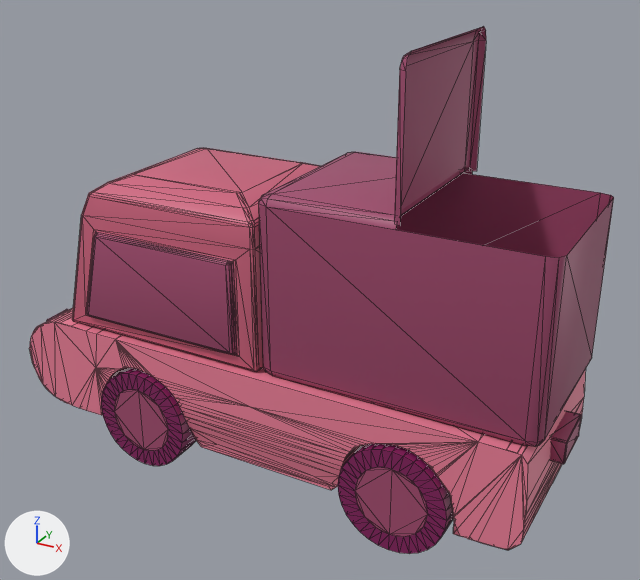
One commit to the glTF model SilnikZTGK/CookingStation/Assets/models/animacje/dostawa/dostawczak-otwarty.gltf: the scene before it, then after it.
Both versions are drawn from a 50 mm camera at (4.81, -7.9, 4.16) aimed at (0.45, 0.02, 0.2). Lighting does not change. The marker at lower left points along +X, +Y and +Z. The first picture is the older version. Mesh edges are drawn as thin lines. Where no turn or scale is listed for an object, it has been applied to the vertices.

Before the edit, the objects in view are built like this:
```python
me_circle_007 = bpy.data.meshes.new('Circle.007')
me_circle_007.from_pydata(...)  # 1380 vertices, 2690 faces; spans x -3.1..3.38, y -1.15..1.16, z -1.97..1.57
# faces by material slot: [2274, 216, 108, 66, 26]
me_circle_007.materials.append(mat_material_012)  # picture img_palette
me_circle_007.materials.append(mat_material_002)  # picture img_palette
me_circle_007.materials.append(mat_material_011)  # picture img_palette
me_circle_007.materials.append(mat_material)  # picture img_palette
me_circle_007.materials.append(mat_material_009)  # picture img_palette
me_cube_011 = bpy.data.meshes.new('Cube.011')
me_cube_011.from_pydata(...)  # 20 vertices, 26 faces; spans x -0.06..0.04, y -1.0..1.0, z 0.0..1.51
me_cube_011.materials.append(mat_material)  # picture img_palette
ob_circle_007 = bpy.data.objects.new('Circle.007', me_circle_007)
ob_circle_007.location = (0.0, 0.0, 0.0)
ob_cube_008 = bpy.data.objects.new('Cube.008', me_cube_011)
ob_cube_008.location = (1.78, 0.0, 1.51)
```
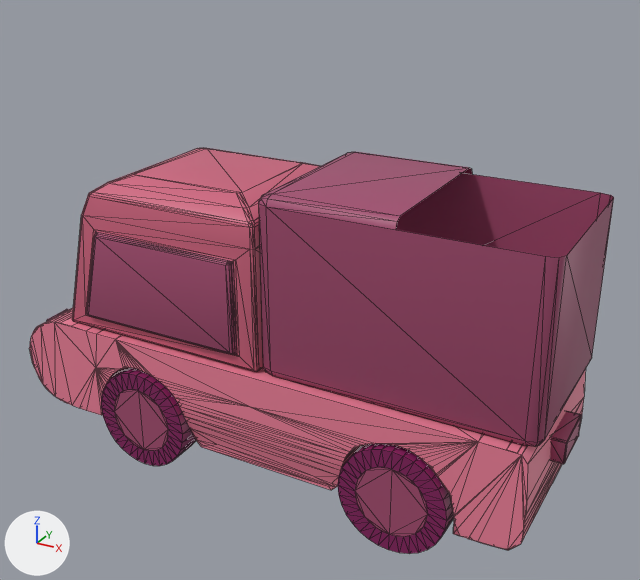
The change, as a diff of the scene's bpy script:
```diff
--- a/SilnikZTGK/CookingStation/Assets/models/animacje/dostawa/dostawczak-otwarty.gltf.py
+++ b/SilnikZTGK/CookingStation/Assets/models/animacje/dostawa/dostawczak-otwarty.gltf.py
@@ ob_cube_008 @@
-ob_cube_008 = bpy.data.objects.new('Cube.008', me_cube_011)
-ob_cube_008.location = (1.78, 0.0, 1.51)
```

Location of each change, (x1, y1, x2, y2) in pixels of the pictures (640 x 580 px):
'Cube.008', deleted (brown): before (394, 26, 486, 226)
